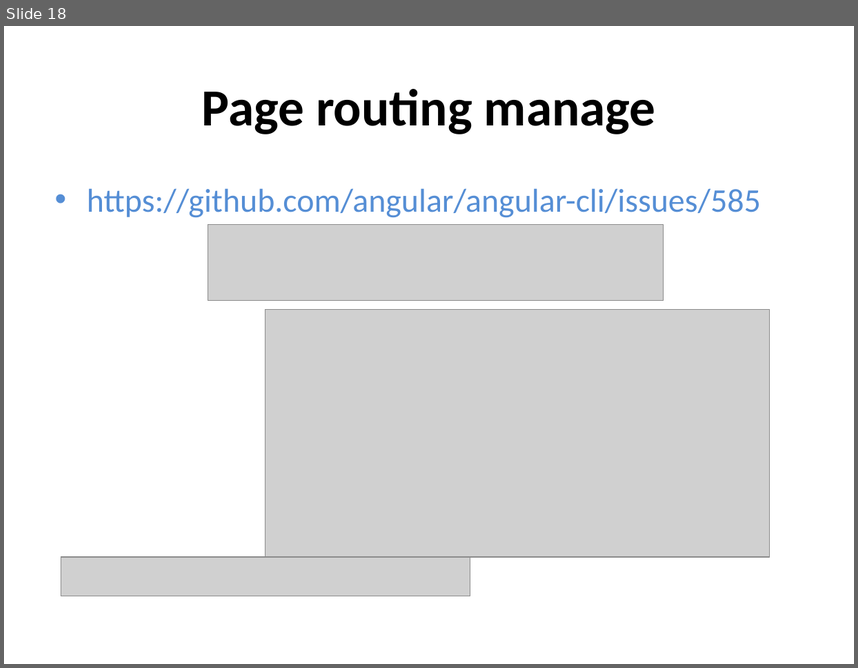
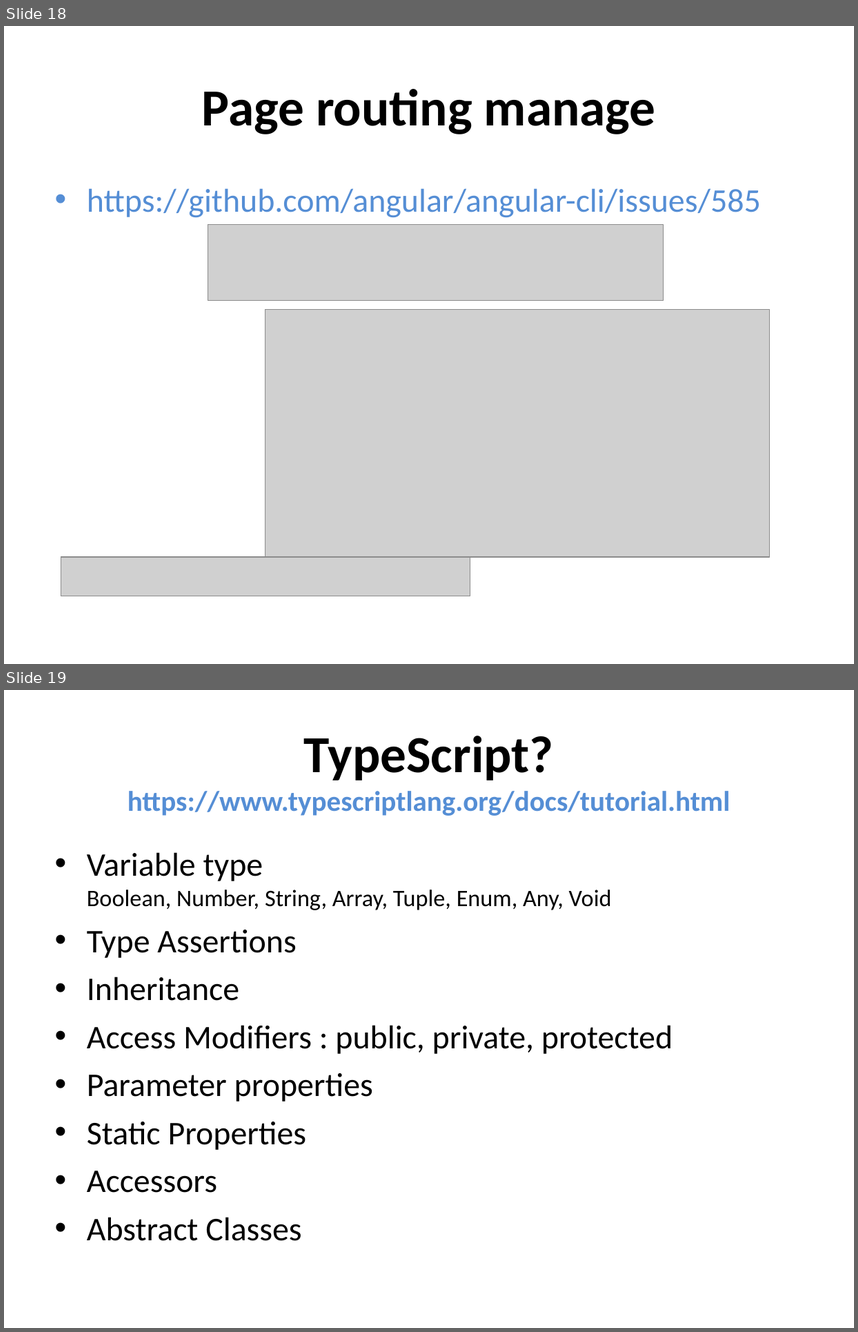
Before and after one commit to rungwiroon/angular2-example, a slide deck: Angular 2.ppt. Shown one above the other, each under a label of ours: slide 18 before the commit, slides 18 and 19 after it. The pictures are 858x668 and 858x1332 pixels, drawn with LibreOffice and Linux fonts; fonts in the diff are those of the drawing; grey boxes stand for pictures. Boxes give left, top, right and bottom in pixels: in the first picture for what was removed or moved away, otherwise in the second. Text is boxed around its words. In the diff, an @@ line names an element or a change of style, - is before the commit and + after.

```diff
--- a/Angular 2.ppt
+++ b/Angular 2.ppt
@@ slide 19 added at bbox=[4, 690, 854, 1328], background #FFFFFF @@
@@ title added at bbox=[128, 736, 731, 816], 24 pt, text #558ED5, bold @@
+TypeScript?
+https://www.typescriptlang.org/docs/tutorial.html
@@ text added at bbox=[87, 852, 673, 1241], 28 pt, text #000000 @@
+• Variable type
+  Boolean, Number, String, Array, Tuple, Enum, Any, Void
+• Type Assertions
+• Inheritance
+• Access Modifiers : public, private, protected
+• Parameter properties
+• Static Properties
+• Accessors
+• Abstract Classes
```
Also in this commit, not shown: 2 other slides added, 2 slides removed, 19 other files.
